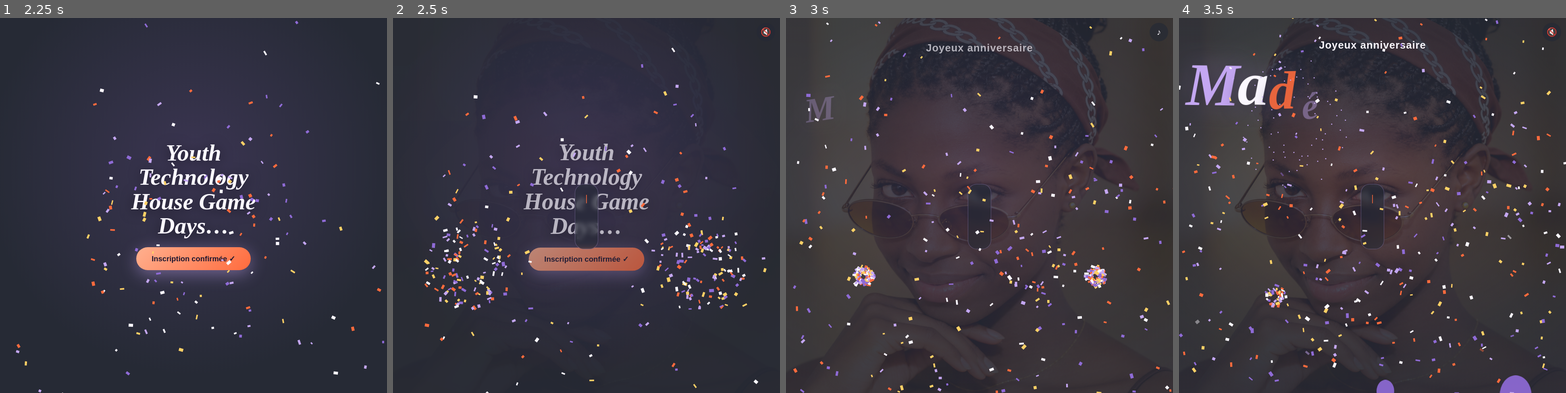
Above: before the commit, frames 1-4 (left to right).
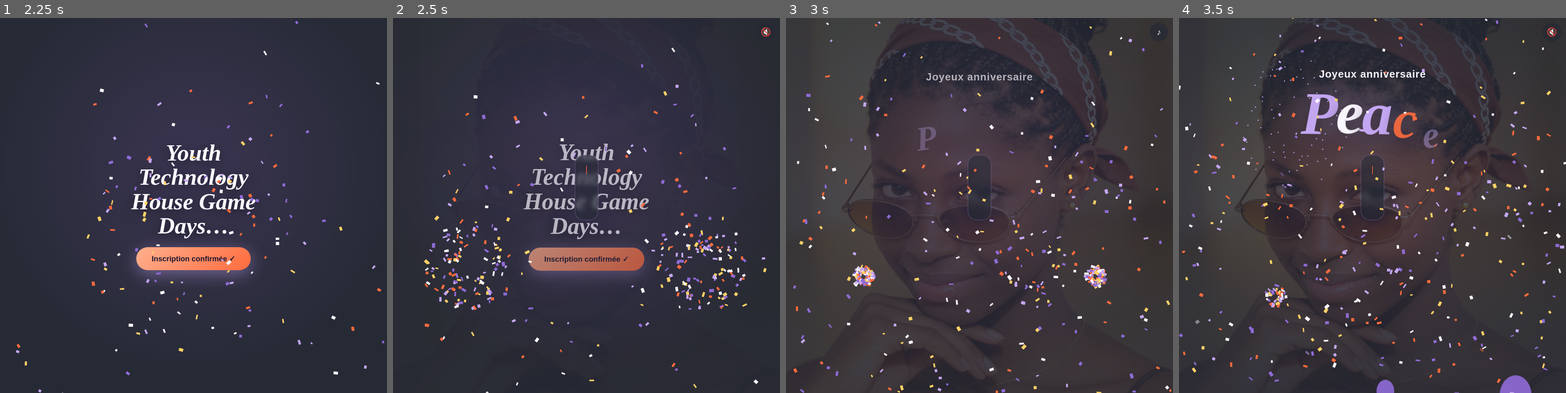
Above: after the commit, the same moments.

Repository: man-dev0/Gamedays
Game: browser game, page index.html
Same seed, same stepped clock (60 frames per second), same inputs: the game is played once before the commit and once after it.
Inputs (mouse positions are in pixels of both pictures, inside the frame that each line leads up to):
- Up to frame 1 (2.25 s): click (193, 205) at 0.27 s; click (193, 243) at 1.07 s; click "Je m'inscris à l'événement" at 1.27 s; click (116, 168) at 1.67 s; click "Inscription confirmée ✓" at 1.87 s
- Up to frame 2 (2.5 s): click (663, 149) at 2.27 s; click "♪" at 2.47 s
- Up to frame 3 (3 s): click (1037, 280) at 2.87 s
- Up to frame 4 (3.5 s): click "♪" at 3.07 s; click (1275, 299) at 3.47 s

Frame 1 is identical in both runs. In frame 2, 0.3% of the frame differs, in the area x 46-54%, y 36-62%; in frame 3, 1.0%; in frame 4, 3.6%, in the area x 1-67%, y 6-62%.

Commit message:
Update index.html

Diff:
--- a/index.html
+++ b/index.html
@@ -77,7 +77,7 @@
 
 <section id="wish">
   <p class="hb">Joyeux anniversaire</p>
-  <h2 class="name" id="name" aria-label="Ma déesse de la beauté"></h2>
+  <h2 class="name" id="name" aria-label="Peace"></h2>
   <p class="msg" id="msg" aria-live="polite"></p>
   <svg class="cake" id="cake" viewBox="0 0 150 140" aria-hidden="true">
     <ellipse cx="75" cy="128" rx="68" ry="9" fill="#14161d" opacity=".5"/>
@@ -126,7 +126,7 @@
 $('#music').onclick=()=>toggleMusic(!playing);
 
 /* ---- étapes ---- */
-const nm=$('#name');[...'Ma déesse de la Beauté'].forEach((ch,i)=>{const s=document.createElement('span');s.textContent=ch;s.style.animationDelay=(.6+i*.12)+'s,'+(1.8+i*.15)+'s';nm.appendChild(s)});
+const nm=$('#name');[...'Peace'].forEach((ch,i)=>{const s=document.createElement('span');s.textContent=ch;s.style.animationDelay=(.6+i*.12)+'s,'+(1.8+i*.15)+'s';nm.appendChild(s)});
 const text="Aujourd'hui, c'est ton jour. Que cette nouvelle année t'apporte de la joie, de la lumière et tout ce que ton cœur désire. Merci d'être la personne que tu es. Fais un vœu…";
 let ballTimer;
 function balloons(){const b=document.createElement('div');b.className='balloon';const c=COL[Math.floor(Math.random()*5)];b.style.background=c;b.style.borderBottomColor=c;b.style.color=c;
